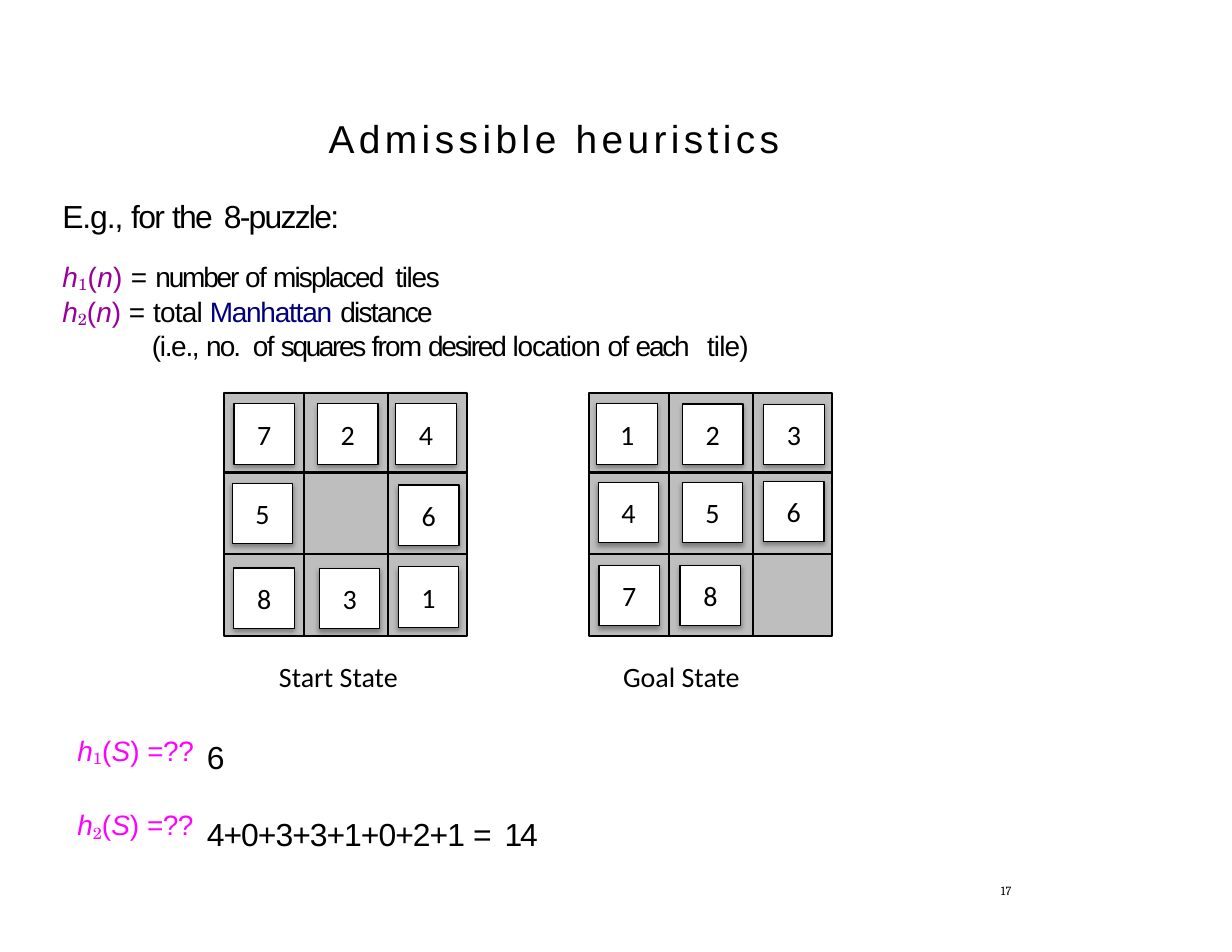
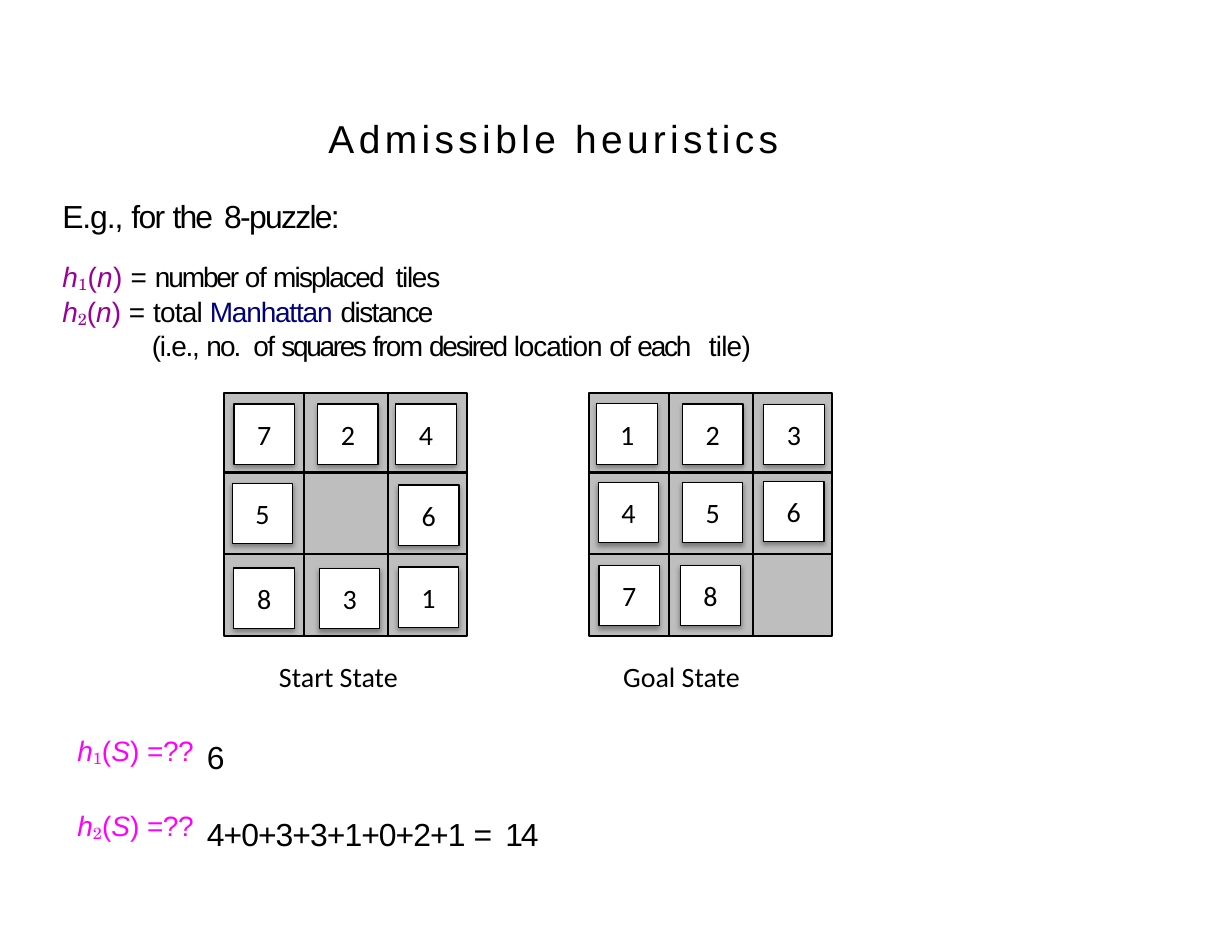
Before and after one commit to tdhock/2023-08-artificial-intelligence, a slide deck: slide 17 of slides/chapter3.2.pptx. Drawn at 1232x952 pixels with LibreOffice and Linux fonts; fonts in the diff are those of the drawing. Boxes give left, top, right and bottom in pixels: in the first picture for what was removed or moved away, otherwise in the second. Text is boxed around its words. In the diff, an @@ line names an element or a change of style, - is before the commit and + after.

```diff
--- a/slides/chapter3.2.pptx
+++ b/slides/chapter3.2.pptx
@@ text "E.g., for the 8-puzzle:" at (x1=62, y1=205, x2=751, y2=361): letter spacing -0.8 to -0.7 pt in "E.g.,", "location"; letter spacing -0.9 to -0.8 pt in "tiles", "(i.e.,"; letter spacing -0.1 to 0 pt in "h2(n)"; letter spacing -0.6 to -0.5 pt in "total", "tile)"; letter spacing -1.3 to -1.2 pt in "no." @@
@@ page number removed at (x1=1001, y1=886, x2=1012, y2=895) @@
-17
```
Also in this commit, not shown: 19 other slides changed, 1 other file.
